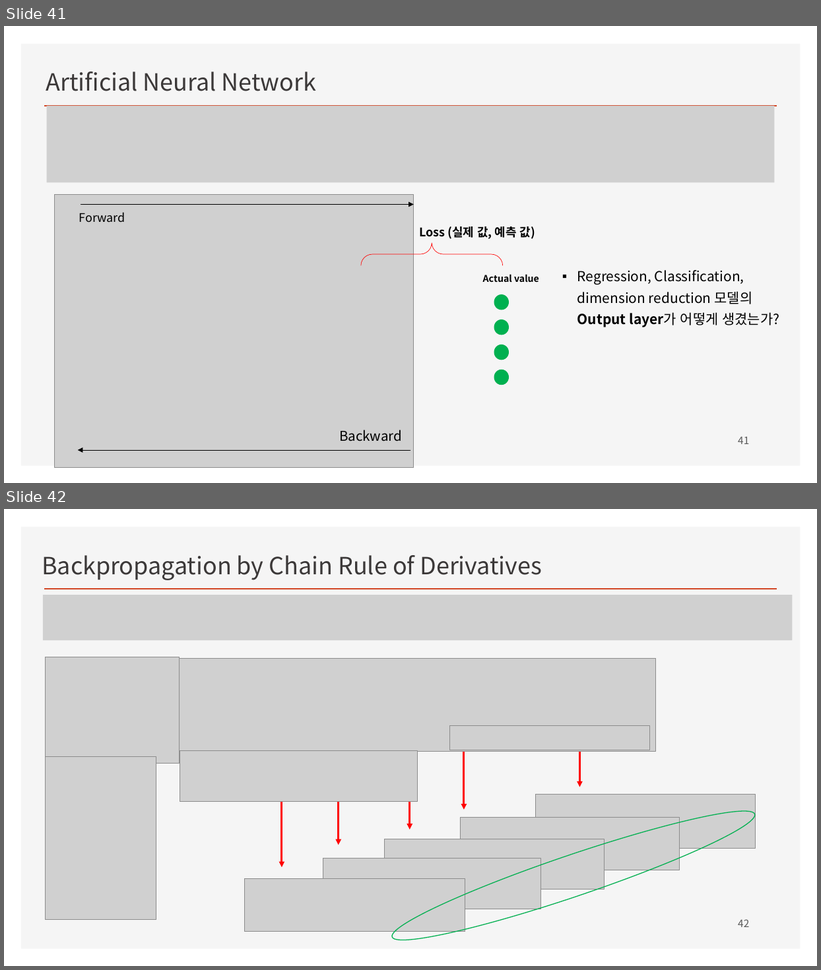
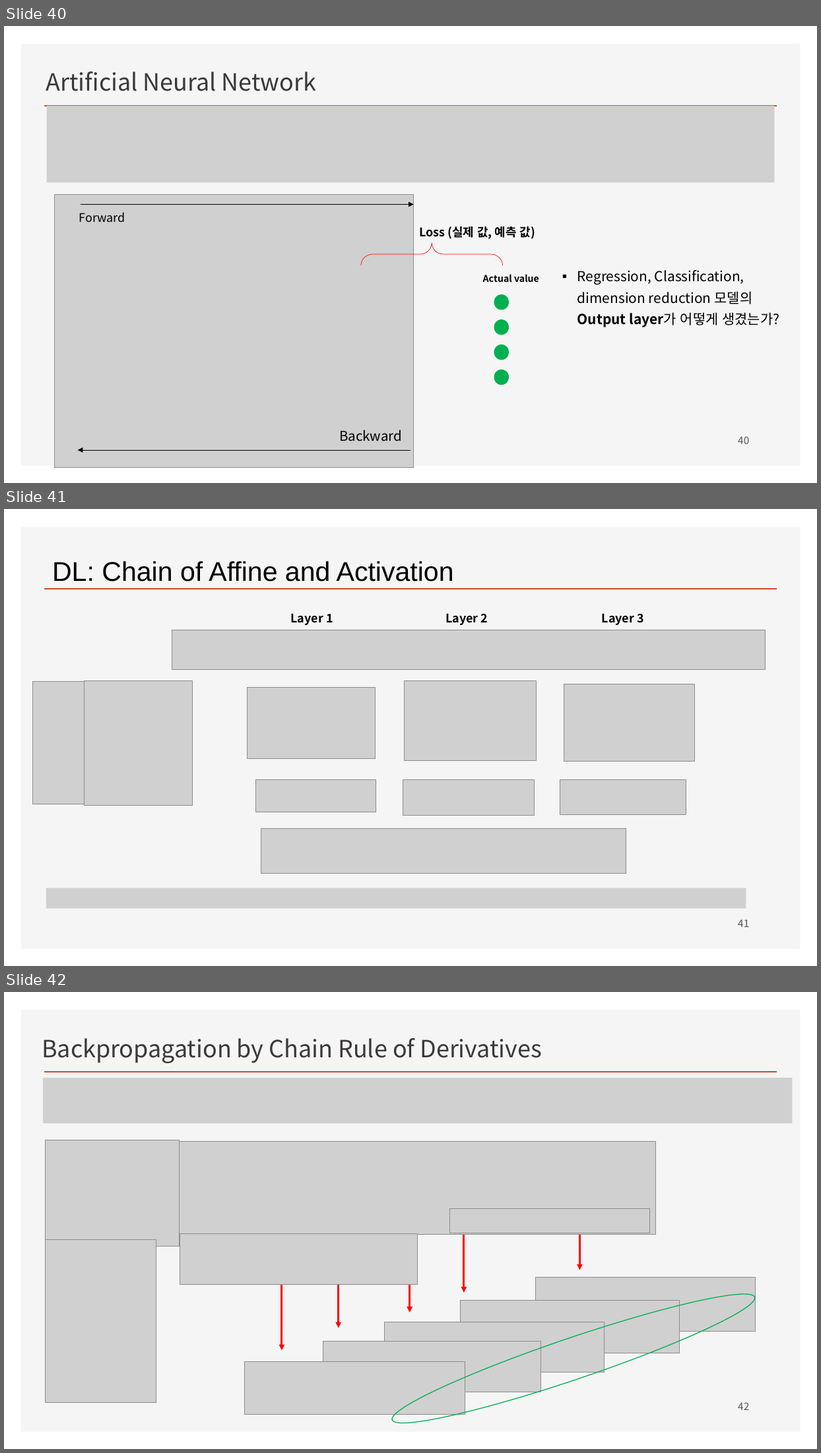
Before and after one commit to ancestor9/mathematics-for-machine-learning, a slide deck: Linear_Algebra/w4_Perceptron_Regression.pptx. Shown one above the other, each under a label of ours: slides 41 and 42 before the commit, slides 40, 41 and 42 after it. The pictures are 821x970 and 821x1453 pixels, drawn with LibreOffice and Linux fonts; fonts in the diff are those of the drawing; grey boxes stand for pictures; background and template pictures are left out. Boxes give left, top, right and bottom in pixels: in the first picture for what was removed or moved away, otherwise in the second. Text is boxed around its words. In the diff, an @@ line names an element or a change of style, - is before the commit and + after.

```diff
--- a/Linear_Algebra/w4_Perceptron_Regression.pptx
+++ b/Linear_Algebra/w4_Perceptron_Regression.pptx
@@ slide 41 added at (x1=4, y1=509, x2=817, y2=966), background #FFFFFF; not listed: 2 template elements that a slide beside it also shows @@
@@ text added at (x1=52, y1=561, x2=454, y2=582), 32 pt, text #000000 @@
+DL: Chain of Affine and Activation
@@ text added at (x1=291, y1=613, x2=333, y2=625), 14 pt, text #000000, bold @@
+Layer 1
@@ text added at (x1=446, y1=613, x2=488, y2=625), 14 pt, text #000000, bold @@
+Layer 2
@@ text added at (x1=602, y1=613, x2=644, y2=625), 14 pt, text #000000, bold @@
+Layer 3
@@ picture added at (x1=172, y1=630, x2=765, y2=670) @@
@@ group added at (x1=32, y1=681, x2=746, y2=909): 5 pictures @@
@@ picture added at (x1=404, y1=681, x2=537, y2=760) @@
@@ picture added at (x1=564, y1=684, x2=694, y2=762) @@
@@ picture added at (x1=403, y1=780, x2=534, y2=816) @@
@@ picture added at (x1=560, y1=780, x2=686, y2=815) @@
@@ picture added at (x1=261, y1=828, x2=627, y2=874) @@
@@ page number added at (x1=738, y1=920, x2=749, y2=927), 12 pt, text #595959 @@
+41
@@ what was slide 41 is now slide 40 @@
@@ page number at (x1=738, y1=437, x2=749, y2=444): text changed @@
-41
+40
```
Also in this commit, not shown: 4 slides changed, 1 slide removed.
